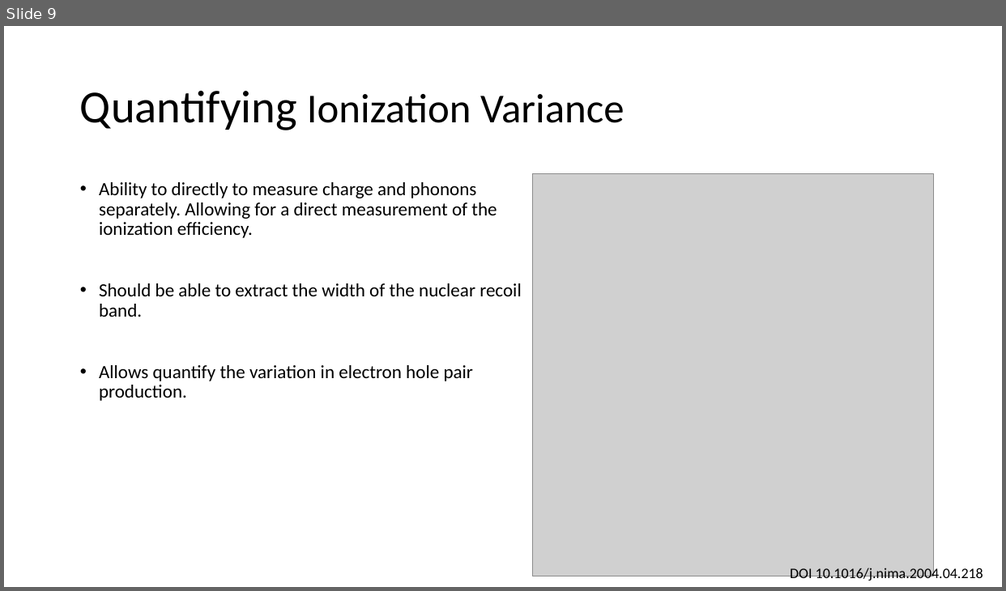
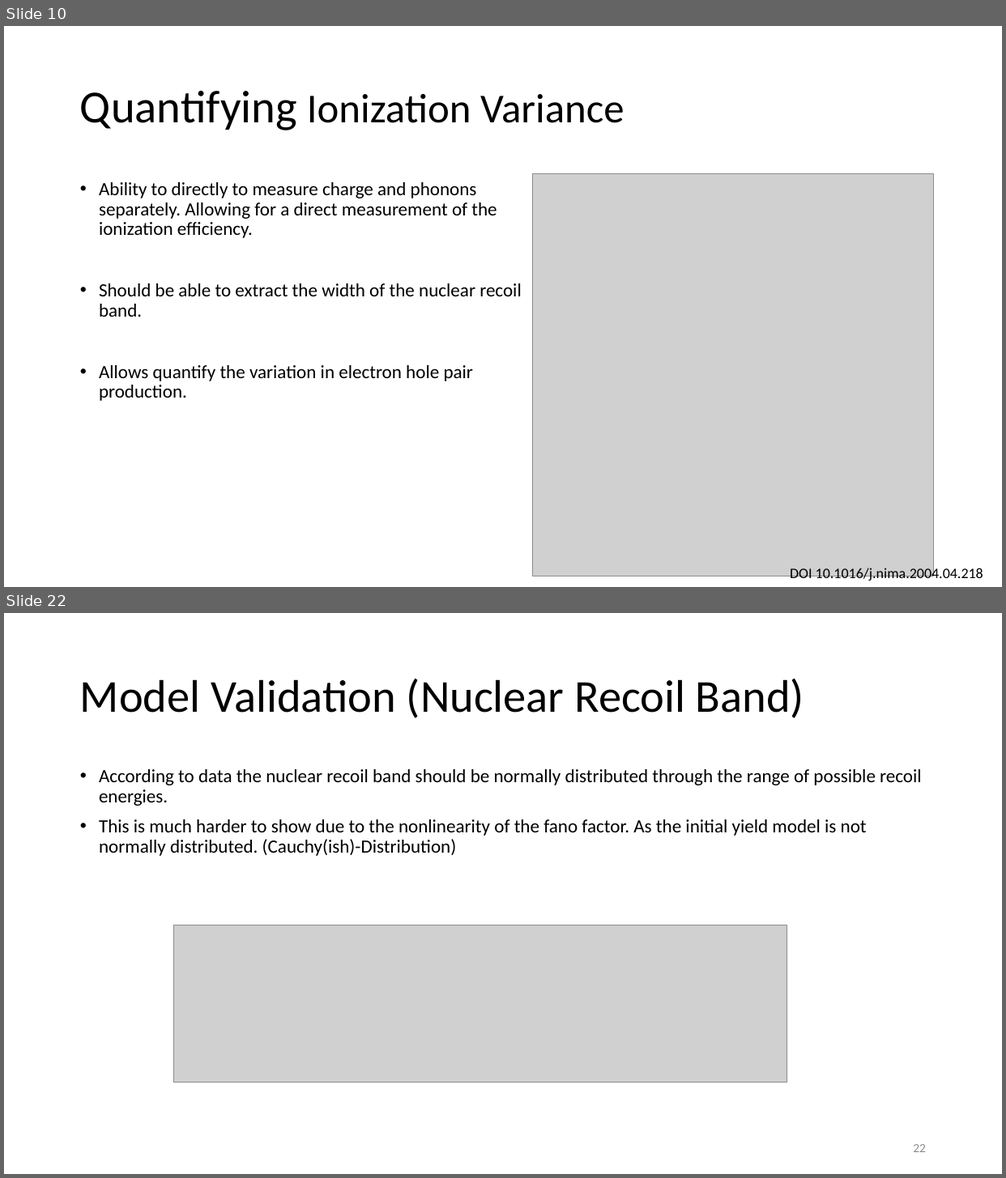
Before and after one commit to villaa/nrFano_Constraint, a slide deck: Mitch_Hawaii_talk. .pptx. Shown one above the other, each under a label of ours: slide 9 before the commit, slides 10 and 22 after it; the slides between them are not shown. The pictures are 1006x591 and 1006x1178 pixels, drawn with LibreOffice and Linux fonts; fonts in the diff are those of the drawing; grey boxes stand for pictures. Boxes give left, top, right and bottom in pixels: in the first picture for what was removed or moved away, otherwise in the second. Text is boxed around its words. In the diff, an @@ line names an element or a change of style, - is before the commit and + after.

```diff
--- a/Mitch_Hawaii_talk. .pptx
+++ b/Mitch_Hawaii_talk. .pptx
@@ slide 22 added at (4,613,1002,1174), background #FFFFFF @@
@@ title added at (80,679,804,718), 44 pt, text #000000 @@
+Model Validation (Nuclear Recoil Band)
@@ text added at (99,769,922,856), 18 pt, text #000000 @@
+• According to data the nuclear recoil band should be normally distributed through the range of possible recoil energies.
+• This is much harder to show due to the nonlinearity of the fano factor. As the initial yield model is not normally distributed. (Cauchy(ish)-Distribution)
@@ picture added at (174,926,787,1083) @@
@@ page number added at (913,1144,926,1152), 12 pt, text #8C8C8C @@
+22
@@ what was slide 9 is now slide 10 @@
```
Also in this commit, not shown: 5 slides changed, 10 other slides added, 1 slide removed, 16 other files.
